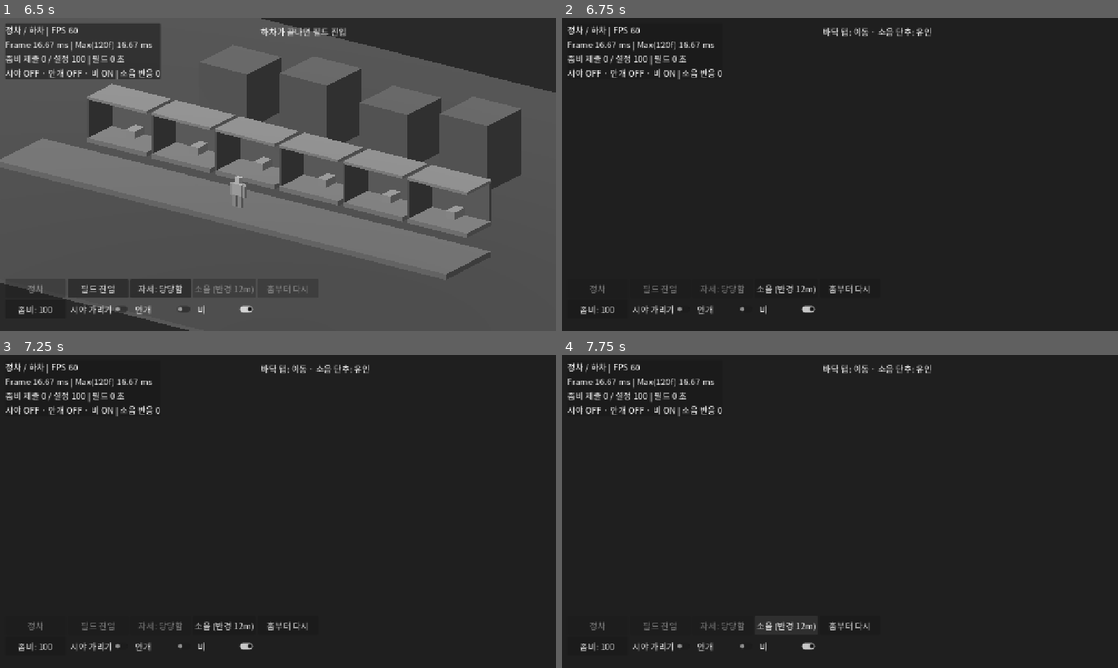
Above: before the commit, frames 1-4 (two rows, left to right).
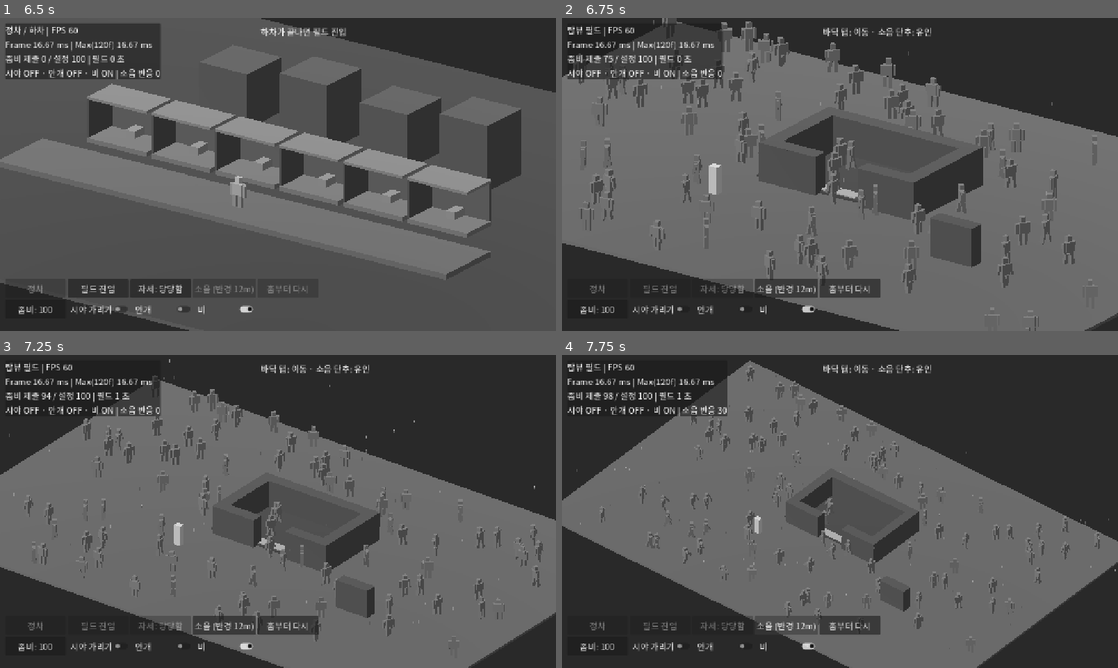
Above: after the commit, the same moments.

Repository: wndi1130-dot/APP
Game: Godot game, scene res://scenes/main.tscn
Same seed, same stepped clock (60 frames per second), same inputs: the game is played once before the commit and once after it.
Inputs:
- Up to frame 1 (6.5 s): click "정차" at 0.5 s; click "자세: 당당함" at 1.25 s; click "자세: 처짐" at 2 s; click "좀비: 100" at 2.75 s; click "좀비: 150" at 3.5 s; click "좀비: 50" at 4.25 s; click "시야 가리기" at 5 s; click "안개" at 5.75 s
- Up to frame 2 (6.75 s): click "필드 진입" at 6.5 s
- Up to frame 3 (7.25 s): no input
- Up to frame 4 (7.75 s): click "소음 (반경 12m)" at 7.25 s

Frame 1 is identical in both runs. In frame 2, 71% of the frame differs, in the area x 0-100%, y 0-100%; in frame 3, 61%; in frame 4, 55%.
Error before the commit: Parse Error: The member "Noise" shadows a native class. (res://scripts/field.gd:5)

Commit message:
S2: 내장 클래스 Noise와 겹치는 상수 이름을 NoiseRadius로 바꾸고, CI가 스크립트를 하나씩 모두 파싱하게 함
Co-Authored-By: Claude Opus 5.5 (1M context) <noreply@anthropic.com>

Diff:
--- a/s2/scripts/field.gd
+++ b/s2/scripts/field.gd
@@ -2,7 +2,7 @@
 
 const Graybox = preload("res://scripts/graybox.gd")
 const Visibility = preload("res://scripts/grid_visibility.gd")
-const Noise = preload("res://scripts/noise_radius.gd")
+const NoiseRadius = preload("res://scripts/noise_radius.gd")
 const WIDTH: int = 48
 const HEIGHT: int = 32
 const MAX_ZOMBIES: int = 150
@@ -151,7 +151,7 @@
 	noise_hits = 0
 	for index in range(int(settings["zombies"])):
 		var at: Vector3 = zombies[index]["position"]
-		if Noise.contains(Vector2(at.x, at.z), Vector2(noise_target.x, noise_target.z), NOISE_RADIUS):
+		if NoiseRadius.contains(Vector2(at.x, at.z), Vector2(noise_target.x, noise_target.z), NOISE_RADIUS):
 			zombies[index]["target"] = noise_target
 			zombies[index]["chase"] = 6.0
 			noise_hits += 1
--- a/s2/tests/test_noise_radius.gd
+++ b/s2/tests/test_noise_radius.gd
@@ -1,13 +1,13 @@
 extends "res://addons/gut/test.gd"
 
-const Noise = preload("res://scripts/noise_radius.gd")
+const NoiseRadius = preload("res://scripts/noise_radius.gd")
 
 func test_radius_includes_boundary_and_excludes_outside() -> void:
-	assert_true(Noise.contains(Vector2(3, 4), Vector2.ZERO, 5.0))
-	assert_false(Noise.contains(Vector2(3.01, 4), Vector2.ZERO, 5.0))
-	assert_true(Noise.contains(Vector2.ZERO, Vector2.ZERO, 0.0))
-	assert_false(Noise.contains(Vector2.ZERO, Vector2.ZERO, -1.0))
+	assert_true(NoiseRadius.contains(Vector2(3, 4), Vector2.ZERO, 5.0))
+	assert_false(NoiseRadius.contains(Vector2(3.01, 4), Vector2.ZERO, 5.0))
+	assert_true(NoiseRadius.contains(Vector2.ZERO, Vector2.ZERO, 0.0))
+	assert_false(NoiseRadius.contains(Vector2.ZERO, Vector2.ZERO, -1.0))
 
 func test_offset_origin_and_affected_indices() -> void:
 	var points := PackedVector2Array([Vector2(10, 10), Vector2(13, 14), Vector2(20, 20)])
-	assert_eq(Noise.affected(points, Vector2(10, 10), 5.0), PackedInt32Array([0, 1]))
+	assert_eq(NoiseRadius.affected(points, Vector2(10, 10), 5.0), PackedInt32Array([0, 1]))
--- a/s2/verification/static-checks.json
+++ b/s2/verification/static-checks.json
@@ -29,7 +29,7 @@
     "s2/scenes/home.tscn": "2c87511bcb83b16060e00ee9a011717aa7258e89f537358b686ef983cc7d6477",
     "s2/scenes/main.tscn": "129fe5d727fd126cbc97c435d952a05e24890b836a1e980274e831add638cfd4",
     "s2/scenes/station.tscn": "4cc678c59a052cdb2d58a6eacb27f0747247700ae997c67a8612fde9a408a0fd",
-    "s2/scripts/field.gd": "c05611e72fdfa167f59336236f1ccc05e104b5f8983c97fbfb4073c6a38d5771",
+    "s2/scripts/field.gd": "d84f5f47db340a08a32d8f97e501075fbc2413eeaf8bf0c62c7cef81542a8693",
     "s2/scripts/graybox.gd": "35bcb7d73c6bdde32004cc06efa8cd57204a0385f09a4ca1d05bb6ee6feb2160",
     "s2/scripts/grid_visibility.gd": "0766f91f0841501012149487cdd32b9c2af298c1ebb28a963c78864432b8cac4",
     "s2/scripts/home.gd": "0bc5d85f61c4bd6d558a44cf1dd4293b5dba4c918bfb6844ff0eee4875bce6ab",
@@ -41,9 +41,9 @@
     "s2/shaders/zombie_vat.gdshader": "f59a6aeea6394ec03bad8c85b800b8469658d4d5cdf2870fbc5f3c22e763e9f6",
     "s2/tests/.gdignore": "7c46620e492759ef6fa38e2101f83eab93b441a46fb351bf3f2d032deb96300b",
     "s2/tests/test_grid_visibility.gd": "7308556c5d6f02e84198670749c8e49c2aa45a1006c5c17e2863d03a8fa5eb4d",
-    "s2/tests/test_noise_radius.gd": "9df6cf5e26e44be31a7e9a48dfd3ebf84515069db49598706b68852129e172ba",
+    "s2/tests/test_noise_radius.gd": "0bd03ffa449b837dbe13b3347af4f3955d0c0c4c6038a26182c029f4e4b3b0e9",
     "s2/tests/test_scene_flow.gd": "0d764dc5c4cced725f1cc1a73d5abf09469e89cbf6f5ae8fca94c9c6b3805382",
     "s2/tools/verify_static.py": "5aa255226fe971edb345f8e62c79f4eb561f81ebb7272ee11e17c5f305c97cdc",
-    ".github/workflows/s2-android.yml": "822fc03a9f40f871f62a504da7a1a9f951a08fe22236b91a25060bf304ff8f97"
+    ".github/workflows/s2-android.yml": "b03e2ff5136a45a599ad62f8b9f6783ca60ab39f89f9ba3282a0d015fb7c90f5"
   }
 }
Not shown, changed: .github/workflows/s2-android.yml
Not shown, changed: s2/verification/ci-step-05.bash
Not shown, changed: s2/verification/ci-step-06.bash
